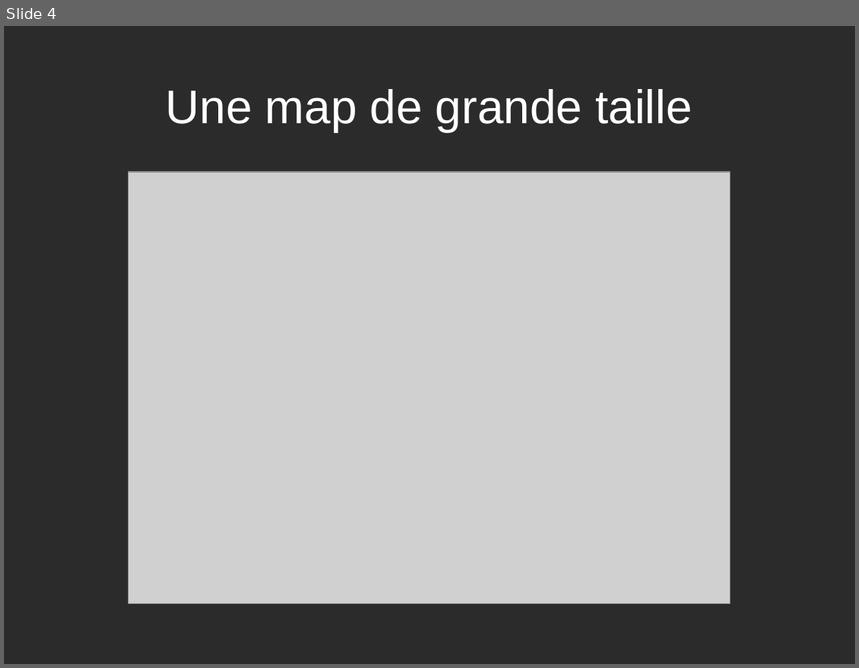
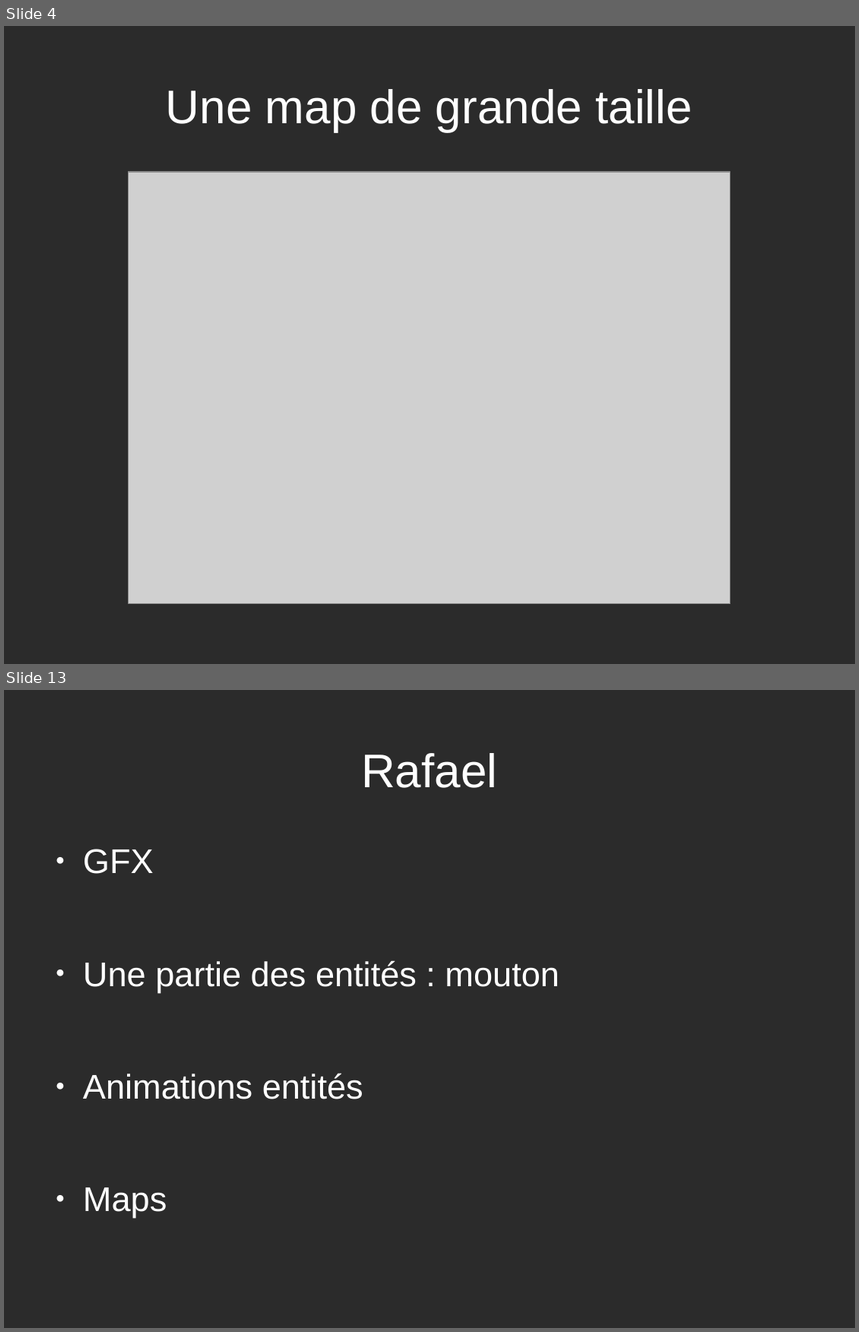
Before and after one commit to CodeurEnArbre/DoomZelda, a slide deck: Dossier/Diapo proj.odp. Shown one above the other, each under a label of ours: slide 4 before the commit, slides 4 and 13 after it; the slides between them are not shown. The pictures are 859x668 and 859x1332 pixels, drawn with LibreOffice and Linux fonts; fonts in the diff are those of the drawing; grey boxes stand for pictures; background and template pictures are left out; a plain dark background stands for a picture behind light text. Boxes give left, top, right and bottom in pixels: in the first picture for what was removed or moved away, otherwise in the second. Text is boxed around its words. In the diff, an @@ line names an element or a change of style, - is before the commit and + after.

```diff
--- a/Dossier/Diapo proj.odp
+++ b/Dossier/Diapo proj.odp
@@ slide 13 added at <box>4,690,855,1328</box>, background picture (left out) @@
@@ title added at <box>361,753,497,788</box>, 44 pt, text #FFFFFF @@
+Rafael
@@ text added at <box>83,849,560,1218</box>, 32 pt, text #FFFFFF @@
+● GFX
+● Une partie des entités : mouton
+● Animations entités
+● Maps
```
Also in this commit, not shown: 8 slides changed, 6 other slides added, 1 other file.
